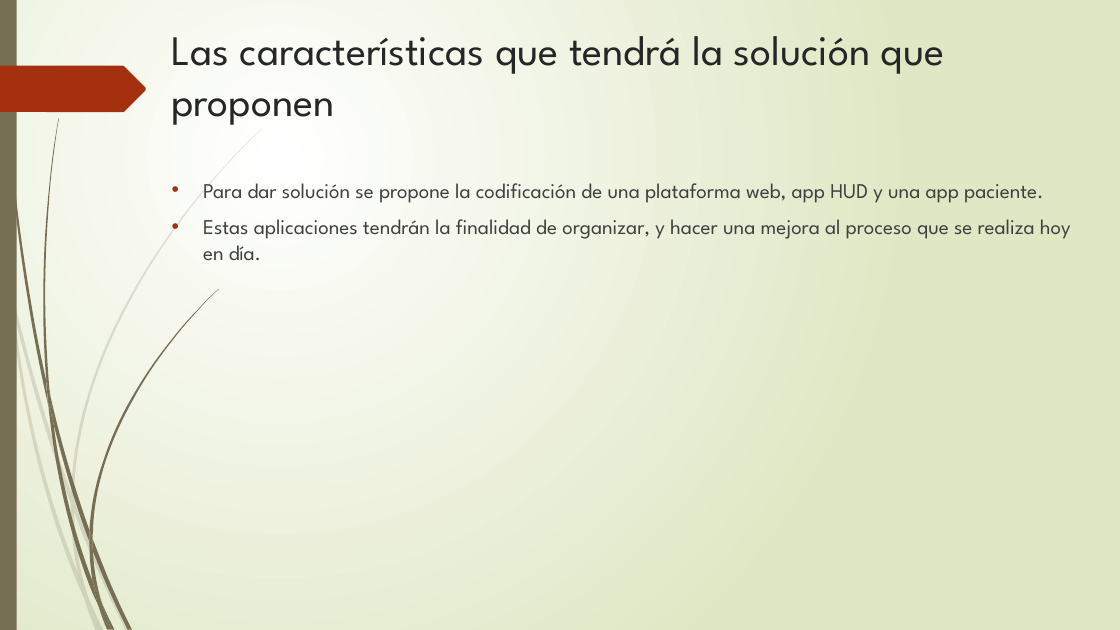
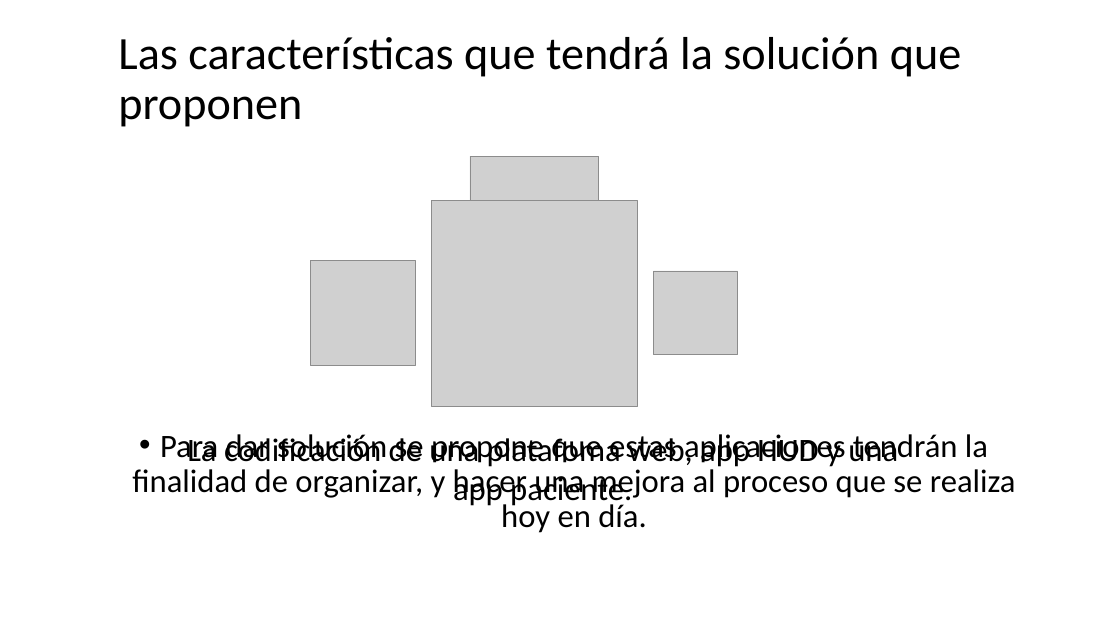
Before and after one commit to DanSotoC/G4HD, a slide deck: slide 3 of Hospitalización Domiciliaria.pptx. Drawn at 1120x630 pixels with LibreOffice and Linux fonts; fonts in the diff are those of the drawing; grey boxes stand for pictures. Boxes give left, top, right and bottom in pixels: in the first picture for what was removed or moved away, otherwise in the second. Text is boxed around its words. In the diff, an @@ line names an element or a change of style, - is before the commit and + after.

```diff
--- a/Hospitalización Domiciliaria.pptx
+++ b/Hospitalización Domiciliaria.pptx
@@ background gradient #FFFFFF to #DFE8C4 to #FFFFFF @@
@@ rectangle removed at box(0, 0, 17, 630) @@
@@ title "Las características que tendrá la ...": place and size @@
-title "Las características que tendrá la ..." at box(172, 36, 945, 125)
+title "Las características que tendrá la ..." at box(118, 37, 961, 127)
@@ title "Las características que tendrá la ..." at box(118, 37, 961, 127): size 36 to 39.6 pt, font League Spartan to Calibri, text colour #262626 to #000000; line spacing 1 to 0.9; vertical alignment top to middle @@
@@ freeform shape removed at box(0, 66, 146, 112) @@
@@ picture added at box(471, 156, 599, 285) @@
@@ picture added at box(432, 201, 638, 407) @@
@@ picture added at box(311, 260, 416, 365) @@
@@ picture added at box(654, 271, 738, 355) @@
@@ text at box(132, 434, 1016, 533): text changed; size 18 to 28 pt; font League Spartan to Calibri; text colour #404040 to #000000 @@
-• Para dar solución se propone la codificación de una plataforma web, app HUD y una app paciente.
-• Estas aplicaciones tendrán la finalidad de organizar, y hacer una mejora al proceso que se realiza hoy en día.
+• Para dar solución se propone que estas aplicaciones tendrán la finalidad de organizar, y hacer una mejora al proceso que se realiza hoy en día.
@@ text added at box(187, 434, 898, 508), 28 pt, text #000000 @@
+La codificación de una platafoma web, app HUD y una app paciente.
@@ group removed at box(0, 129, 262, 630): 10 freeform shapes @@
@@ group removed at box(3, 0, 218, 630): 12 freeform shapes @@
```
Also in this commit, not shown: 3 other slides changed.
